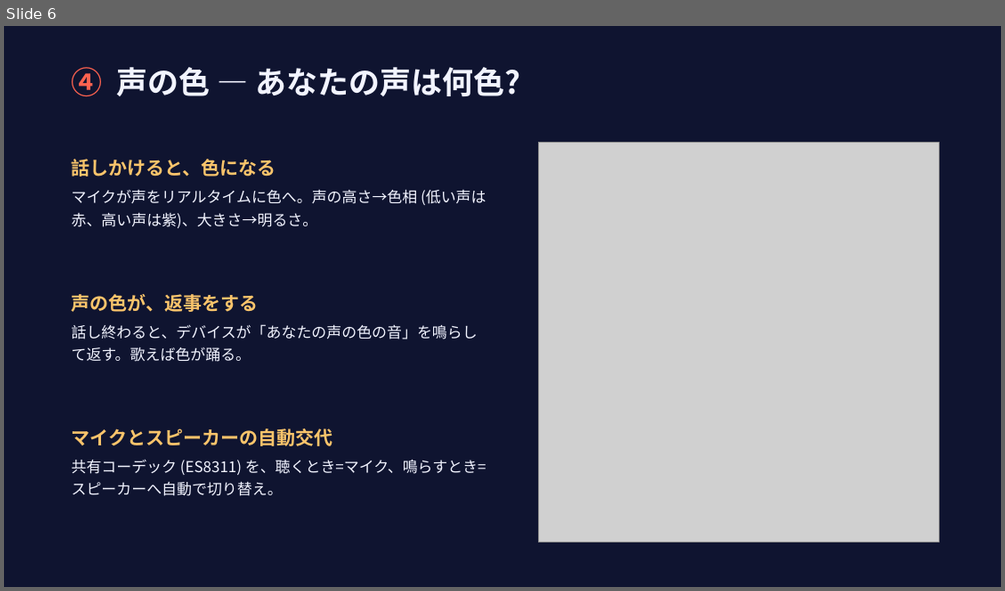
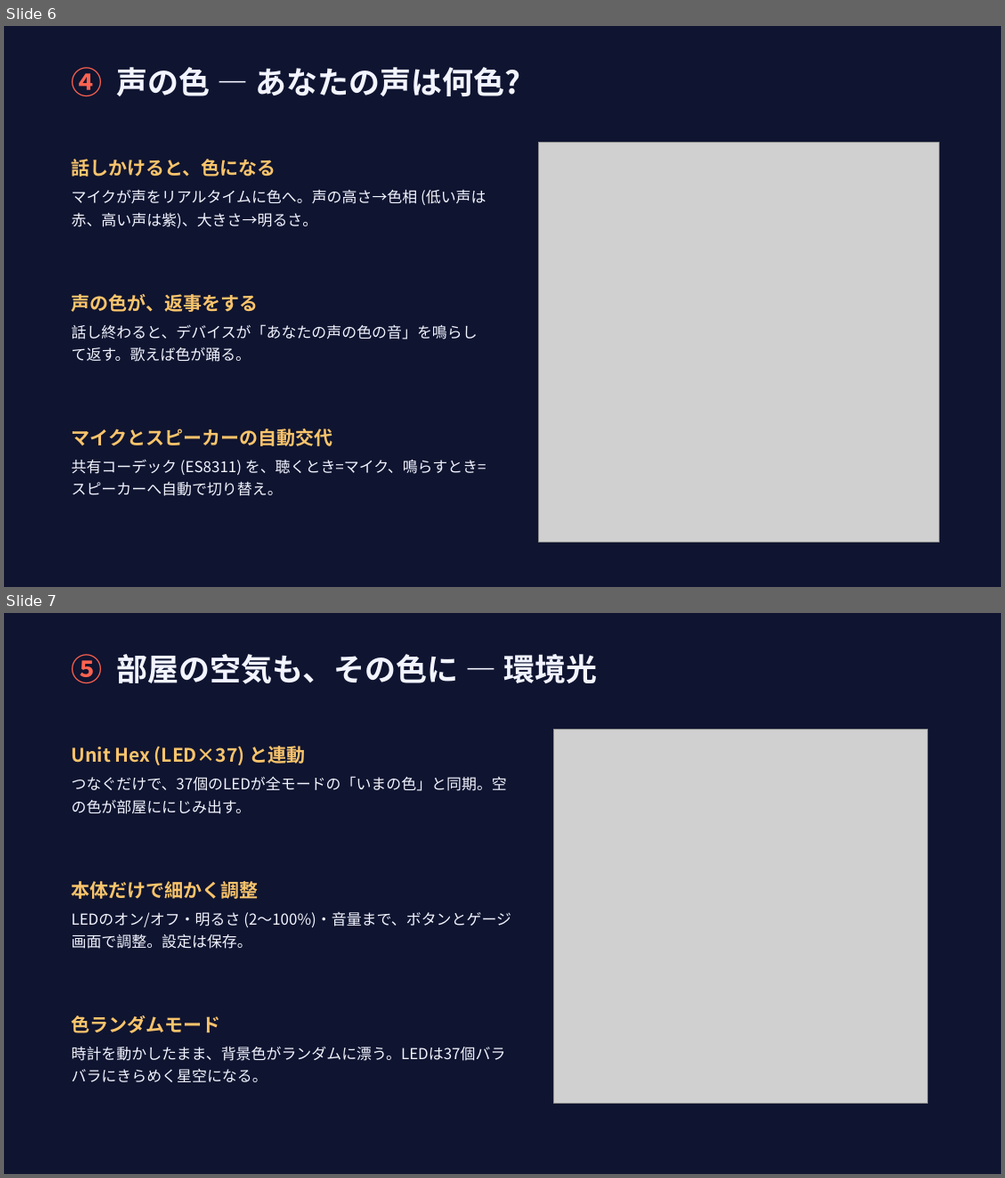
Before and after one commit to aokko2000/iroirotokei, a slide deck: docs/iroirotokei_contest_slides.pptx. Shown one above the other, each under a label of ours: slide 6 before the commit, slides 6 and 7 after it. The pictures are 1005x591 and 1005x1178 pixels, drawn with LibreOffice and Linux fonts; fonts in the diff are those of the drawing; grey boxes stand for pictures. Boxes give left, top, right and bottom in pixels: in the first picture for what was removed or moved away, otherwise in the second. Text is boxed around its words. In the diff, an @@ line names an element or a change of style, - is before the commit and + after.

```diff
--- a/docs/iroirotokei_contest_slides.pptx
+++ b/docs/iroirotokei_contest_slides.pptx
@@ slide 7 added at (x1=4, y1=613, x2=1001, y2=1174), background #FFFFFF @@
@@ rectangle added at (x1=4, y1=613, x2=1001, y2=1174), fill #0F1430 @@
@@ text added at (x1=72, y1=654, x2=597, y2=684), 30 pt, text #F2F4FF, bold @@
+⑤ 部屋の空気も、その色に — 環境光
@@ text added at (x1=72, y1=746, x2=507, y2=814), 14.5 pt, text #F2F4FF @@
+Unit Hex (LED×37) と連動
+つなぐだけで、37個のLEDが全モードの「いまの色」と同期。空の色が部屋ににじみ出す。
@@ picture added at (x1=554, y1=729, x2=928, y2=1103) @@
@@ text added at (x1=72, y1=881, x2=511, y2=949), 14.5 pt, text #F2F4FF @@
+本体だけで細かく調整
+LEDのオン/オフ・明るさ (2〜100%)・音量まで、ボタンとゲージ画面で調整。設定は保存。
@@ text added at (x1=72, y1=1015, x2=506, y2=1082), 14.5 pt, text #F2F4FF @@
+色ランダムモード
+時計を動かしたまま、背景色がランダムに漂う。LEDは37個バラバラにきらめく星空になる。
```
Also in this commit, not shown: 3 slides changed, 2 other files.
